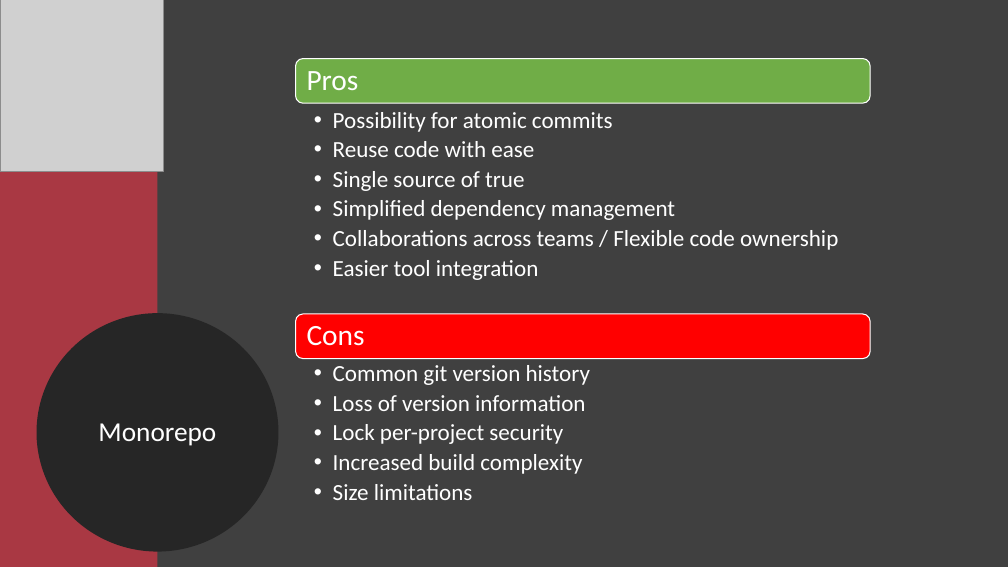
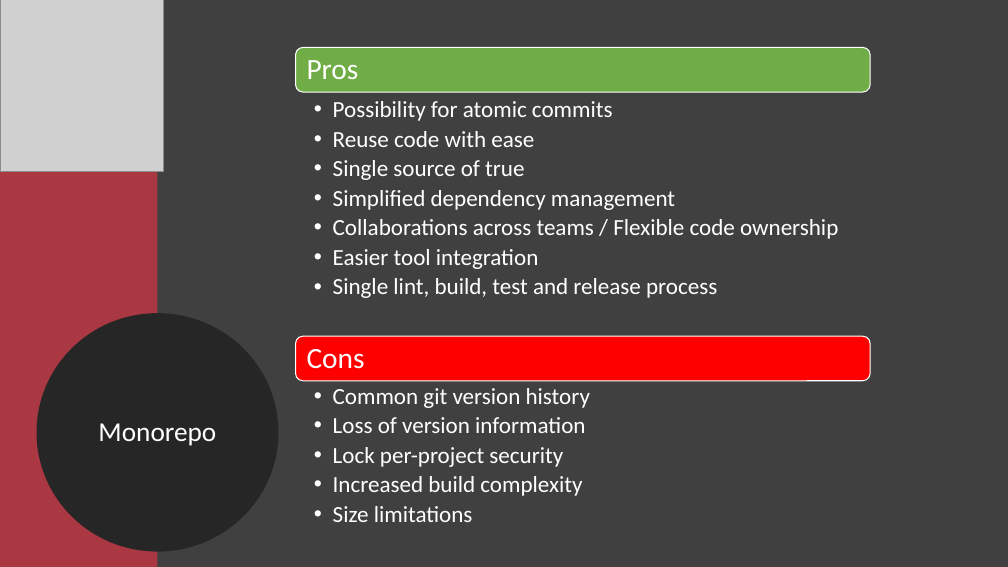
Before and after one commit to Xapuu/programingStuff, a slide deck: slide 10 of ngMeetup.pptx. Drawn at 1008x567 pixels with LibreOffice and Linux fonts; fonts in the diff are those of the drawing; grey boxes stand for pictures. Boxes give left, top, right and bottom in pixels: in the first picture for what was removed or moved away, otherwise in the second. Text is boxed around its words. In the diff, an @@ line names an element or a change of style, - is before the commit and + after.

```diff
--- a/ngMeetup.pptx
+++ b/ngMeetup.pptx
@@ rounded rectangle: place and size @@
-rounded rectangle at [296,58,870,103]
+rounded rectangle at [296,48,870,92]
@@ text "Pros": place and size @@
-text "Pros" at [307,71,359,90]
+text "Pros" at [307,60,359,79]
@@ text "Possibility for atomic commits": place and size @@
-text "Possibility for atomic commits" at [333,112,838,280]
+text "Possibility for atomic commits" at [333,101,838,298]
@@ text at [333,101,838,269]: bullet •• to • @@
@@ text at [333,278,717,298]: paragraph added @@
+  • Single lint, build, test and release process
@@ rounded rectangle: place and size @@
-rounded rectangle at [296,314,870,358]
+rounded rectangle at [296,337,870,381]
@@ text "Cons": place and size @@
-text "Cons" at [307,326,365,346]
+text "Cons" at [307,349,365,369]
@@ text "Common git version history": place and size @@
-text "Common git version history" at [333,365,590,500]
+text "Common git version history" at [333,388,590,522]
@@ text "Common git version history" at [333,388,590,522]: bullet •• to • @@
```
Also in this commit, not shown: 4 other slides changed, 1 other file.
